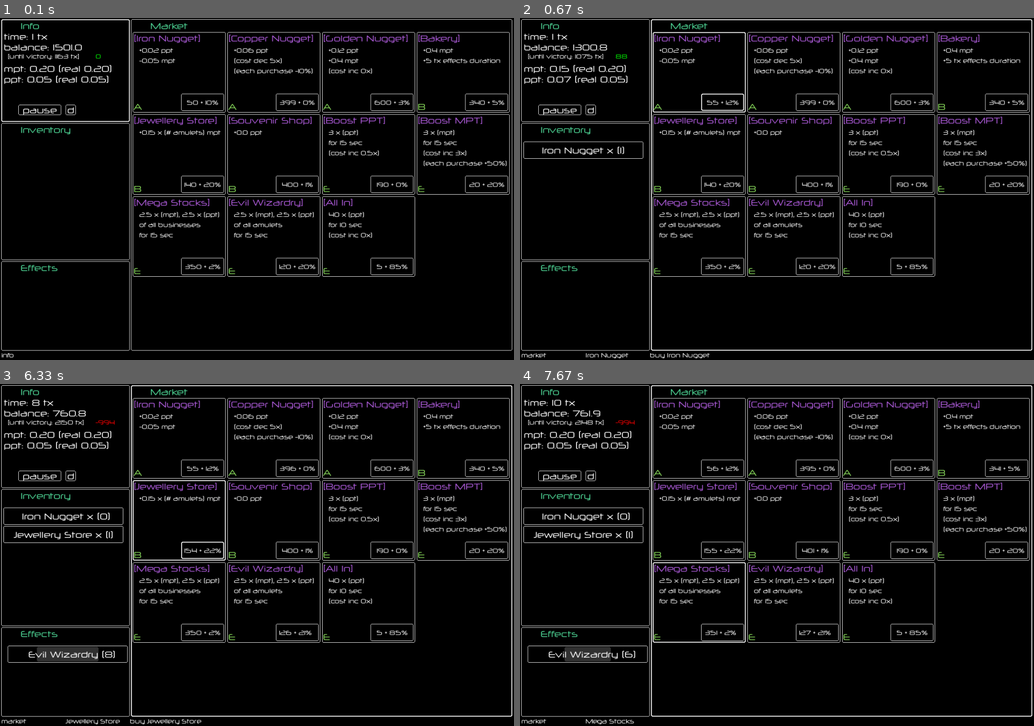
Above: before the commit, frames 1-4 (two rows, left to right).
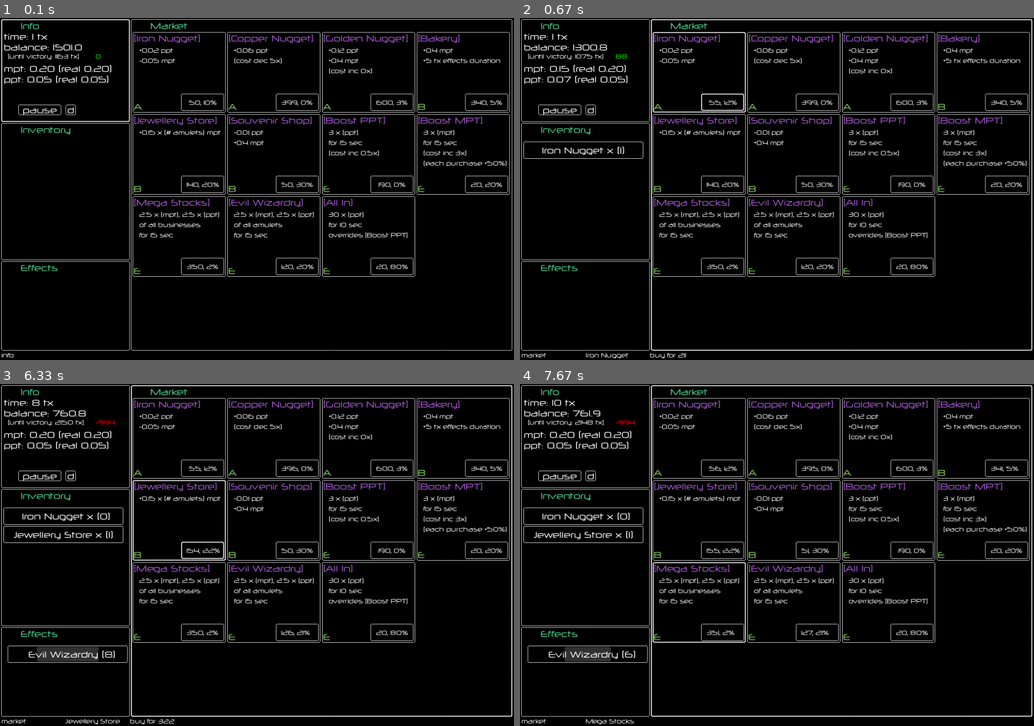
Above: after the commit, the same moments.

Repository: rayannott/economygame
Game: pygame game, started from main.py
Same seed, same stepped clock (60 frames per second), same inputs: the game is played once before the commit and once after it.
Inputs (mouse positions are in pixels of both pictures, inside the frame that each line leads up to):
- Up to frame 1 (0.1 s): no input
- Up to frame 2 (0.67 s): click (720, 100) at 0.38 s, where only the run after the commit has a clickable "50, 10%"
- Up to frame 3 (6.33 s): click (308, 630) at 0.72 s; click (97, 503) at 1.05 s; click (123, 428) at 1.38 s; click (267, 438) at 1.72 s; click (231, 643) at 2.05 s; click (241, 496) at 2.38 s; click (185, 483) at 2.72 s; click (390, 524) at 3.05 s; click (416, 548) at 3.38 s; click (97, 510) at 3.72 s; click (107, 486) at 4.05 s; click (277, 541) at 4.38 s; click (107, 534) at 4.72 s; click (179, 654) at 5.05 s; click (102, 681) at 5.38 s; click (174, 445) at 5.72 s; click (205, 541) at 6.05 s
- Up to frame 4 (7.67 s): click (653, 466) at 6.38 s; click (869, 667) at 6.72 s; click (597, 674) at 7.05 s; click (679, 637) at 7.38 s

The runs differ from the first frame. In frame 1, 1.0% of the frame differs, in the area x 35-99%, y 14-74%; in frame 2, 1.1%; in frame 3, 1.1%, in the area x 28-99%, y 14-100%; in frame 4, 1.0%.

Commit message:
new profitgen, balance

Diff:
--- a/base_objects.py
+++ b/base_objects.py
@@ -21,7 +21,7 @@
     balance_portion: float = 0.0
 
     def __str__(self) -> str:
-        return f'{int(self.money)} + {self.balance_portion:.0%}'
+        return f'{int(self.money)}, {self.balance_portion:.0%}'
 
 
 class ShopItem(ABC):
@@ -89,7 +89,7 @@
 
     def tick(self):
         new_val = self.item_cost.money + COST_INCREASE_PER_TICK * self.what.cost_increase_mult
-        if new_val >= 30:
+        if new_val >= 50:
             self.item_cost.money = new_val
 
     def __str__(self) -> str:
--- a/game.py
+++ b/game.py
@@ -95,7 +95,7 @@
         self.player.update()
         if self.player.balance >= GOAL_BALANCE and not self.victory:
             self.victory = True
-            self.spawn_notification(f'You won @ \n {self.times_ticked} tx ---', (WINDOW_SIZE[0]//2, WINDOW_SIZE[1]//2))
+            self.spawn_notification(f'You won @ \n {self.times_ticked} tx', (WINDOW_SIZE[0]//2, WINDOW_SIZE[1]//2))
 
 
     def update_gui(self, current_mouse_pos: tuple[int, int]):
@@ -107,7 +107,6 @@
         winning_by = self.player.do_nothing_time_until_victory() - tuv
         self.info_panel.labels[4].set_text(f'{winning_by:.0f}')
         self.info_panel.labels[4].set_color(GREEN if winning_by >= 0 else RED)
-        under_effects = any(self.player.effects)
         self.info_panel.labels[5].set_text(f'mpt: {self.player.mpt:.2f} (real {self.player.real_mpt:.2f})')
         self.info_panel.labels[6].set_text(f'ppt: {self.player.ppt:.2f} (real {self.player.real_ppt:.2f})')
 
@@ -116,9 +115,12 @@
         # shop panel:
         for key, shop_panel_item in self.shop_panel.gui_objects.items():
             item_cost = self.shop[key].item_cost
-            shop_panel_item.gui_objects['buy'].text_label.set_text(str(item_cost)) # type: ignore
-            frame_color = WHITE if self.player.enough_money(item_cost)[0] else RED
+            shop_panel_item.gui_objects['buy'].set_text(str(item_cost)) # type: ignore
+            can_buy, res_balance = self.player.enough_money(item_cost)
+            frame_color = WHITE if can_buy else RED
             shop_panel_item.gui_objects['buy'].set_frame_color(frame_color) # type: ignore
+            hoverhint_text = f'buy for {self.player.balance - res_balance:.0f}' if can_buy else f'cannot buy: need at least {item_cost.money / (1-item_cost.balance_portion):.0f}'
+            shop_panel_item.gui_objects['buy'].hint_label.set_text(hoverhint_text) # type: ignore
 
         self.shop_panel.update(current_mouse_pos)
 
@@ -140,7 +142,7 @@
         for inv_name, inv_slot in self.inventory_panel.gui_objects.items():
             inv_slot.set_text(f'{inv_name} x ({len(self.player.spent_on_each_shop_item[inv_name])})')
             dq = self.player.spent_on_each_shop_item[inv_name]
-            extra = f'for {dq[0]*0.5:.1f}' if dq else '(currently unavailable)'
+            extra = f'for {dq[0]:.1f}' if dq else '(currently unavailable)'
             inv_slot.hint_label.set_text(f'sell {inv_name} {extra}')
         self.inventory_panel.update(current_mouse_pos)
 
--- a/gui/gui_shop.py
+++ b/gui/gui_shop.py
@@ -29,7 +29,7 @@
             'buy',
             Button(
                 (SHOP_ITEM_PANEL_SIZE[0] - BUY_BTN_SIZE[0] - 4, SHOP_ITEM_PANEL_SIZE[1] - BUY_BTN_SIZE[1] - 4),
-                BUY_BTN_SIZE, surface, str(sh_item.item_cost), f'buy {sh_item.what.name}', text_font=FONT_SMALL, parent=pnl
+                BUY_BTN_SIZE, surface, str(sh_item.item_cost), 'buy for _', text_font=FONT_SMALL, parent=pnl
             )
         )
         to_ret[sh_item.what.name] = pnl
--- a/shop_items.py
+++ b/shop_items.py
@@ -13,9 +13,8 @@
 class CopperNugget(ProfitGen):
     def __init__(self) -> None:
         super().__init__(name='Copper Nugget', cost=Cost(400., 0.), type_=ShopItemType.AMULET, mpt=0., ppt=0.06)
-        self.info = [f'+{self.ppt} ppt', '(cost dec 5x)', '(each purchase -10%)']
+        self.info = [f'+{self.ppt} ppt', '(cost dec 5x)']
         self.cost_increase_mult = -5
-        self.per_purchase_cost_mult = 0.9
         self.per_purchase_portion_increase = 0
 
 
@@ -34,8 +33,10 @@
 
 class SouvenirShop(ProfitGen):
     def __init__(self) -> None:
-        super().__init__(name='Souvenir Shop', cost=Cost(400., 0.01), type_=ShopItemType.BUSINESS, mpt=0., ppt=0.)
-        self.info = [f'+{self.ppt} ppt']
+        super().__init__(name='Souvenir Shop', cost=Cost(50., 0.3), type_=ShopItemType.BUSINESS, mpt=0.4, ppt=-0.01)
+        self.info = [f'{self.ppt} ppt', f'+{self.mpt} mpt']
+        self.per_purchase_cost_mult = 1.1
+        self.per_purchase_portion_increase = 0
 
 
 class JewelleryStore(ProfitGen):
@@ -74,9 +75,8 @@
 
 class AllIn(Effect):
     def __init__(self) -> None:
-        super().__init__(name='All In', cost=Cost(5., 0.85), type_=ShopItemType.EFFECT, duration=10)
-        self.info = ['40 x (ppt)', f'for {self.duration} sec', '(cost inc 0x)']
-        self.cost_increase_mult = 0
+        super().__init__(name='All In', cost=Cost(20., 0.8), type_=ShopItemType.EFFECT, duration=10)
+        self.info = ['30 x (ppt)', f'for {self.duration} sec', 'overrides [Boost PPT]']
 
 
 def create_shop() -> Shop:
